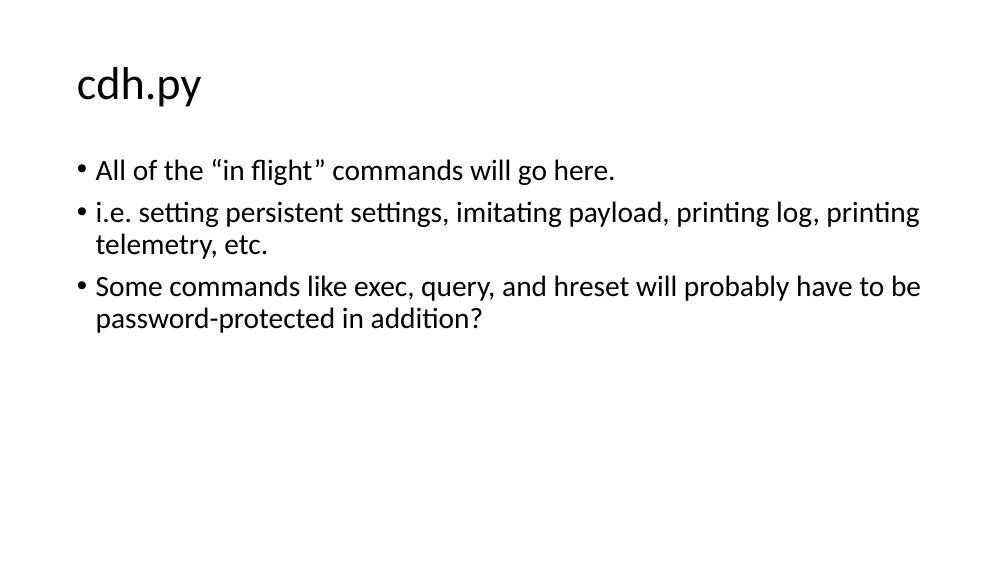
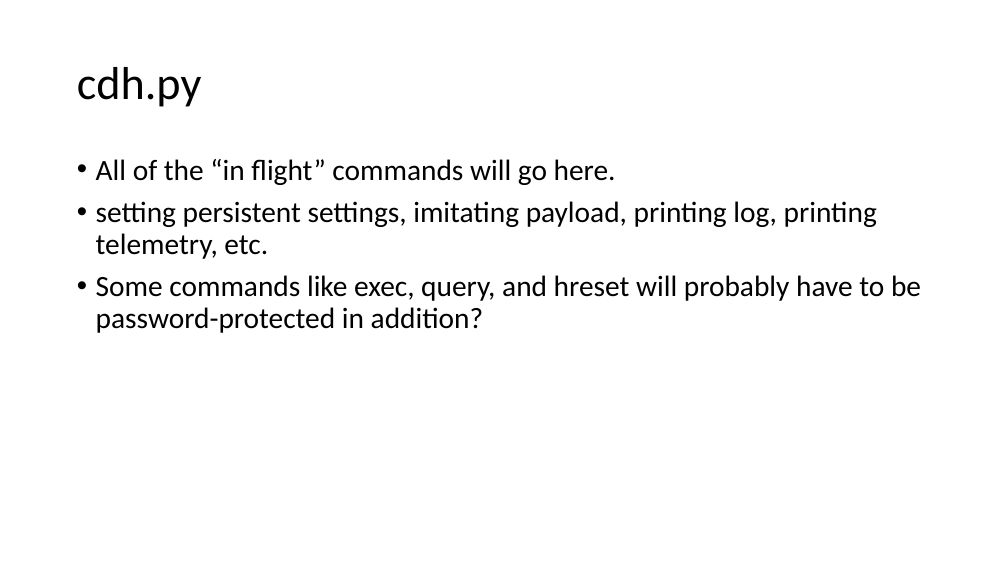
Before and after one commit to erichtang/mainboard, a slide deck: slide 39 of software/foras-promineo/Foras Promineo Software Primer.pptx (slide 33 before the commit). Drawn at 1008x567 pixels with LibreOffice and Linux fonts; fonts in the diff are those of the drawing. Boxes give left, top, right and bottom in pixels: in the first picture for what was removed or moved away, otherwise in the second. Text is boxed around its words. In the diff, an @@ line names an element or a change of style, - is before the commit and + after.

```diff
--- a/software/foras-promineo/Foras Promineo Software Primer.pptx
+++ b/software/foras-promineo/Foras Promineo Software Primer.pptx
@@ text at (x1=96, y1=201, x2=877, y2=259): text changed @@
-• i.e. setting persistent settings, imitating payload, printing log, printing telemetry, etc.
+• setting persistent settings, imitating payload, printing log, printing telemetry, etc.
```
Also in this commit, not shown: 25 other slides changed, 10 slides added, 4 slides removed, 10 other files.
